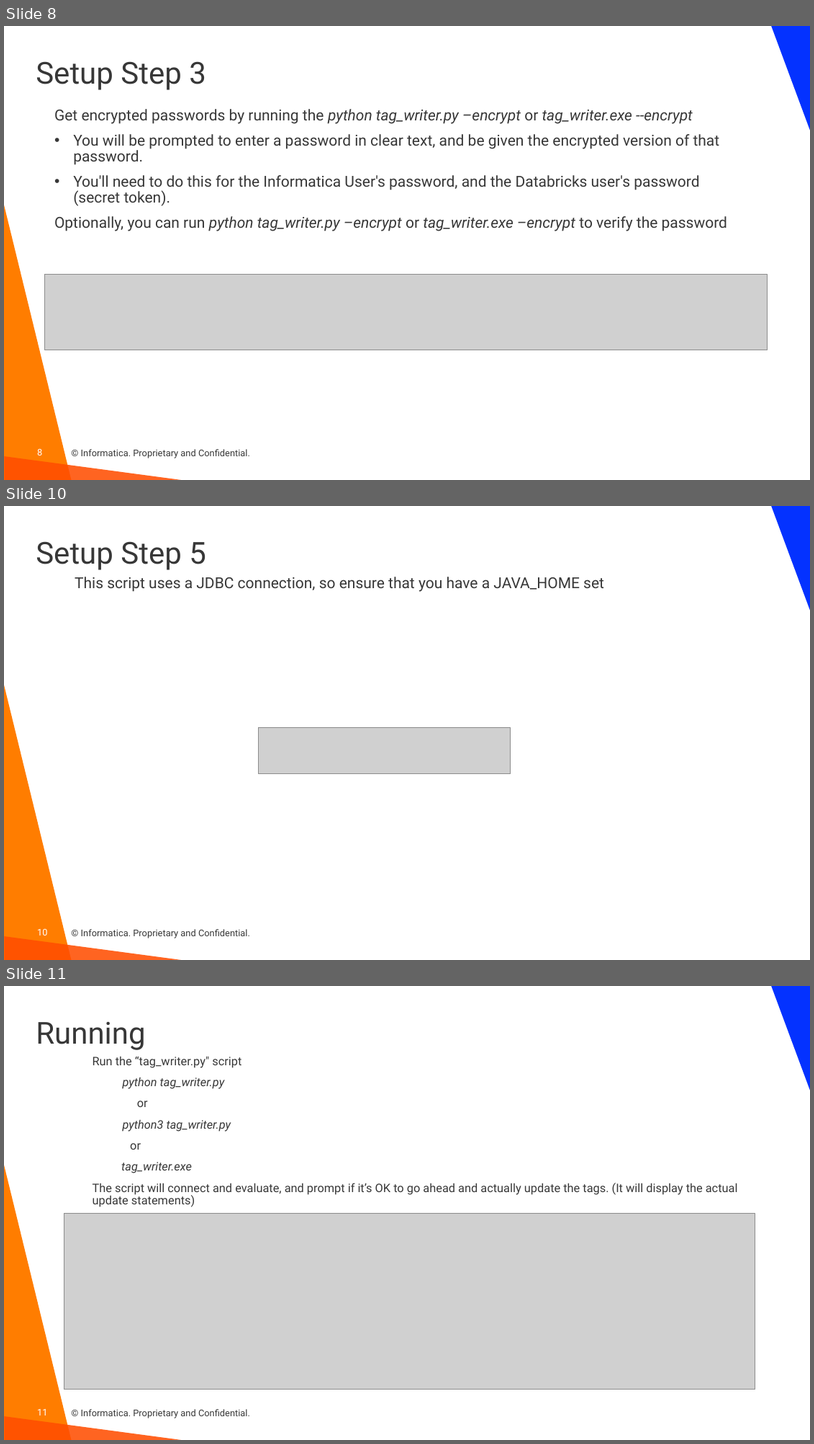
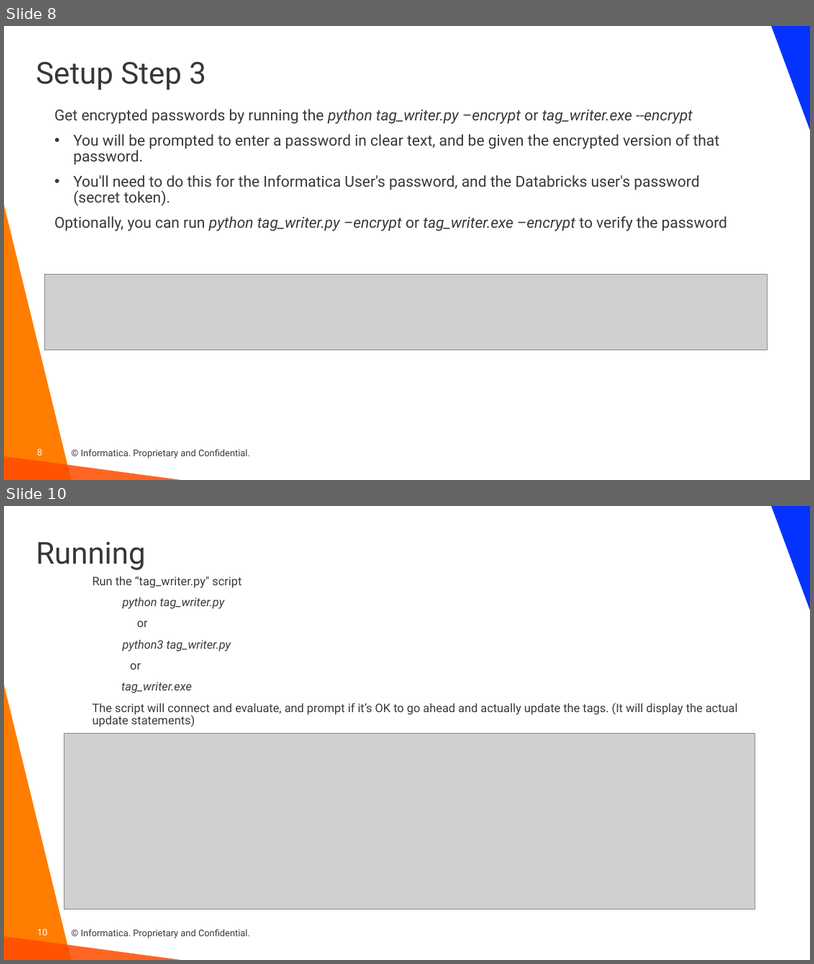
Before and after one commit to haystraw/Informatica_Databricks_Tag_Writer, a slide deck: CDGC Databricks Tag Writer.pptx. Shown one above the other, each under a label of ours: slides 8, 10 and 11 before the commit, slides 8 and 10 after it; the slides between them are not shown. The pictures are 814x1444 and 814x964 pixels, drawn with LibreOffice and Linux fonts; fonts in the diff are those of the drawing; grey boxes stand for pictures; background and template pictures are left out. Boxes give left, top, right and bottom in pixels: in the first picture for what was removed or moved away, otherwise in the second. Text is boxed around its words. In the diff, an @@ line names an element or a change of style, - is before the commit and + after.

Commit message:
v20251114 Removing Java requirement. Now uses python lib to connect to Databricks

```diff
--- a/CDGC Databricks Tag Writer.pptx
+++ b/CDGC Databricks Tag Writer.pptx
@@ slide 10 removed at (4,506,810,960), background #FFFFFF; not listed: 5 template elements that a slide beside it also shows @@
@@ title removed at (36,541,206,570) @@
-Setup Step 5
@@ text removed at (75,577,604,592) @@
-This script uses a JDBC connection, so ensure that you have a JAVA_HOME set
@@ picture removed at (258,727,509,773) @@
@@ what was slide 11 is now slide 10 @@
@@ page number at (37,928,47,935): text changed @@
-11
+10
```
Also in this commit, not shown: 1 slide changed, 3 other files.
